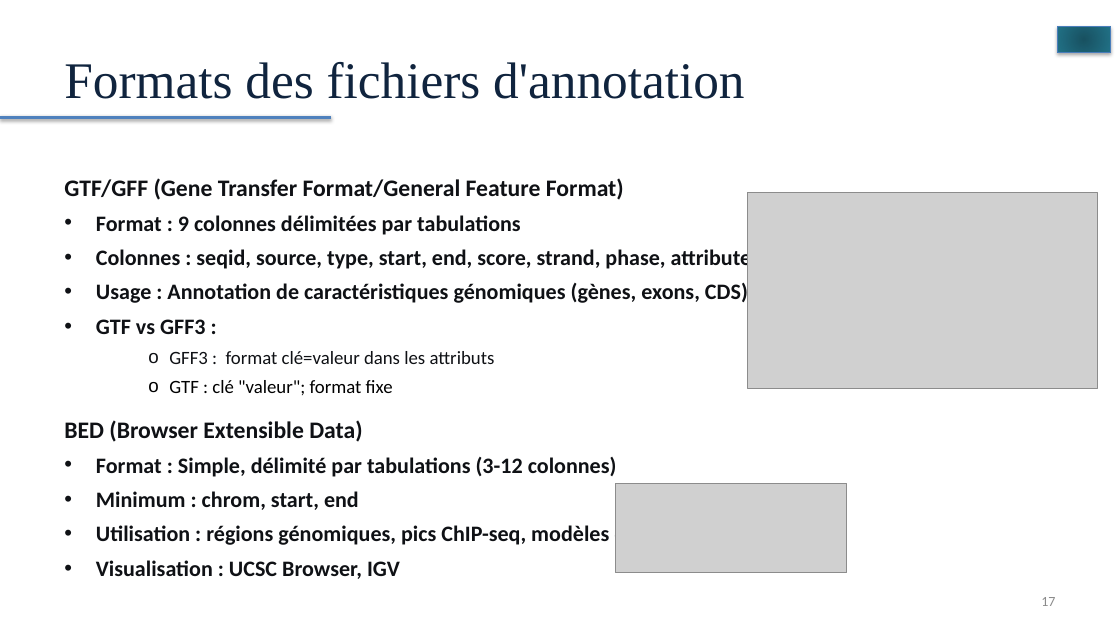
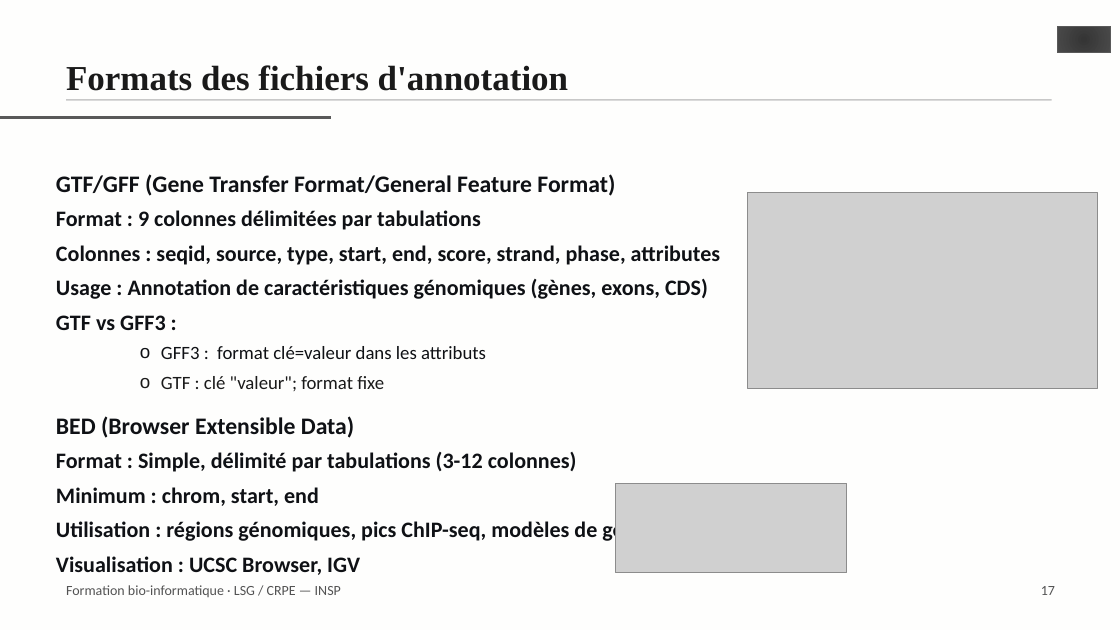
Before and after one commit to Hadji-gid/formation-bioinfo-sgq, a slide deck: slide 17 of diapositives/00_workflow_bioinformatique.pptx. Drawn at 1120x630 pixels with LibreOffice and Linux fonts; fonts in the diff are those of the drawing; grey boxes stand for pictures. Boxes give left, top, right and bottom in pixels: in the first picture for what was removed or moved away, otherwise in the second. Text is boxed around its words. In the diff, an @@ line names an element or a change of style, - is before the commit and + after.

Commit message:
diapositives: reporter le module 0 sur le gabarit commun
Les 27 planches sont reconstruites dans ressources/gabarit.pptx, et non
plus dans le masque d'origine : mêmes dispositions, même page de titre au
logo INSP, même filet gris sous le titre, même bas de page numéroté que
les modules 1 à 5. Les 34 images — organigrammes, captures de terminal,
exemples de formats — sont reportées à leur position, décalées vers le bas
lorsqu'elles passaient sous le filet.

```diff
--- a/diapositives/00_workflow_bioinformatique.pptx
+++ b/diapositives/00_workflow_bioinformatique.pptx
@@ background #FFFFFF to #FEFEFD @@
@@ math minus at (x1=1049, y1=0, x2=1120, y2=93): fill gradient #185261 to #23748A to #298AA3 to gradient #363636 to #4D4D4D to #5C5C5C; outline #4B7EBC 0.75 pt to #595959 0.5 pt; shadow off @@
@@ title "Formats des fichiers d'annotation" at (x1=66, y1=65, x2=568, y2=91): size 44 to 30 pt, text colour #0F243E to #1A1A1A, bold on; line spacing 1 to 1.15; vertical alignment middle to top @@
@@ line (0, 118) - (332, 118): stroke #4F81BD 3 pt to #595959 3 pt @@
@@ rectangle added at (x1=66, y1=99, x2=1052, y2=101), fill #C8C8C8 @@
@@ text at (x1=56, y1=210, x2=720, y2=575): text colour #000000 to #1A1A1A in "GTF : clé "valeur"; format fixe"; bullet • to none @@
@@ text added at (x1=66, y1=585, x2=341, y2=597), 12 pt, text #535353 @@
+Formation bio-informatique · LSG / CRPE — INSP
@@ text "17" moved from (x1=1041, y1=597, x2=1055, y2=606) to (x1=1041, y1=586, x2=1055, y2=595) @@
@@ text "17" at (x1=1041, y1=586, x2=1055, y2=595): text colour #8C8C8C to #535353; line spacing 1 to 1.15; vertical alignment middle to top @@
```
Also in this commit, not shown: 25 other slides changed, 1 slide added, 1 slide removed, 1 other file.
